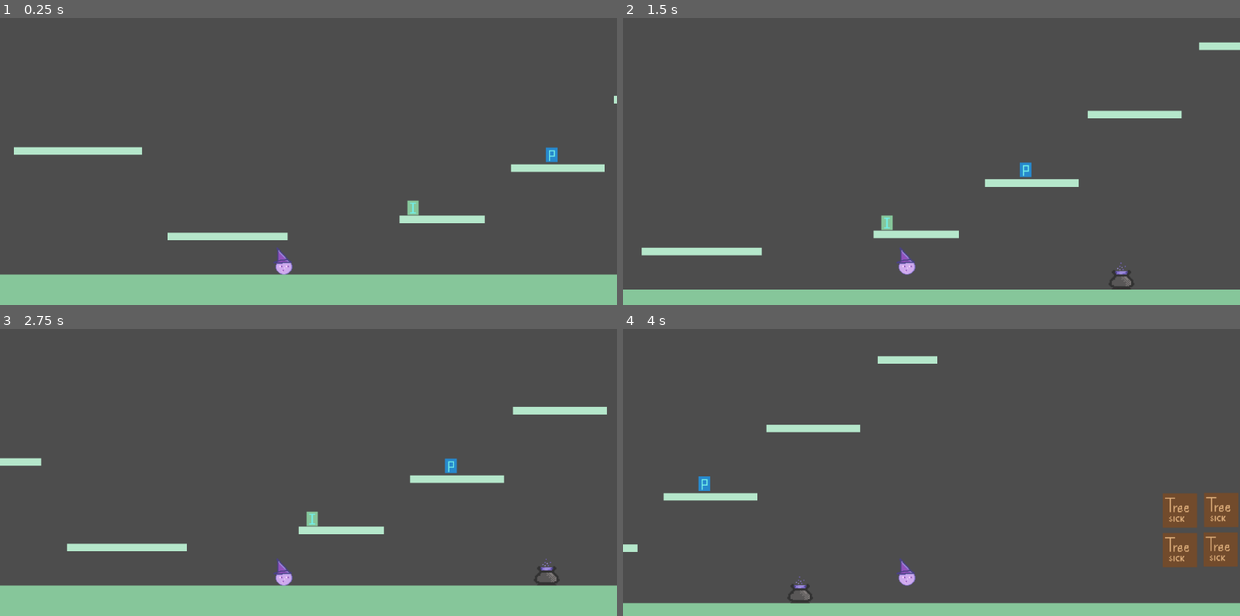
Above: before the commit, frames 1-4 (two rows, left to right).
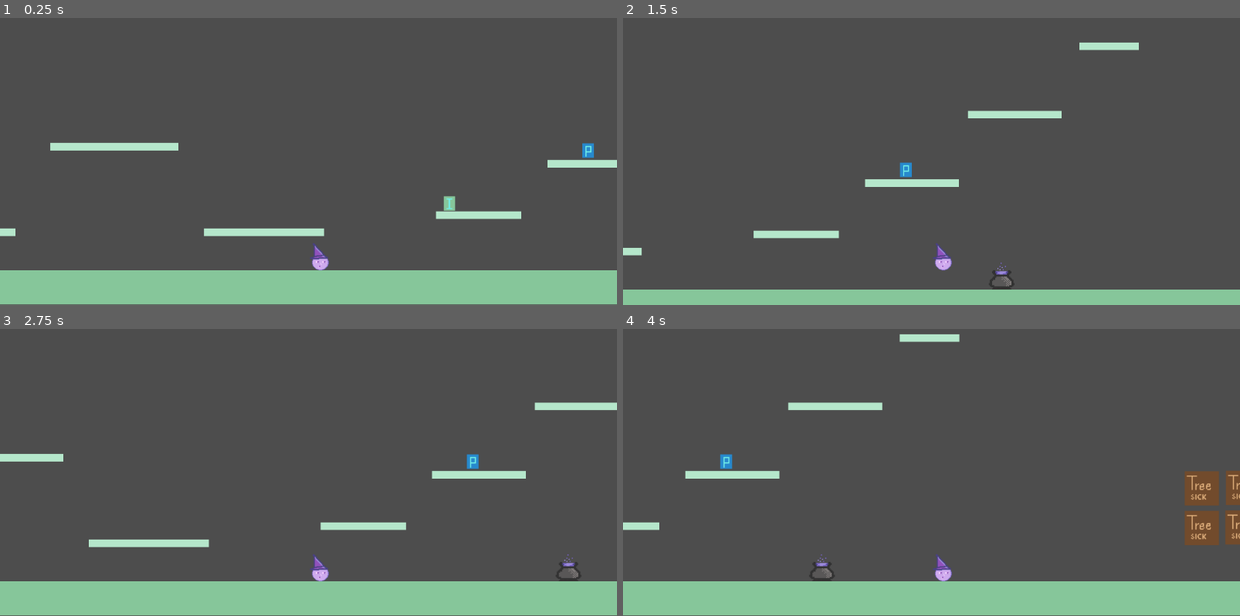
Above: after the commit, the same moments.

Repository: Lunara-Game-Studio/moonfern
Game: Godot game, scene res://Scenes/game.tscn
The game is run twice, just before and just after one commit, with the same random seed, the same clock (stepped at 60 frames per second) and the same inputs.
Inputs:
- Up to frame 1 (0.25 s): no input
- Up to frame 2 (1.5 s): tap Enter (ui_accept) at 0.5, 0.77 s; hold Right (ui_right) from 0.53 s (still down)
- Up to frame 3 (2.75 s): tap Enter (ui_accept) at 1.52 s; release Right (ui_right) at 2.03 s; hold Left (ui_left) from 2.03 s (still down)
- Up to frame 4 (4 s): release Left (ui_left) at 2.78 s; hold Right (ui_right) from 2.78 s (still down); tap Enter (ui_accept) at 3.02, 3.77 s

The runs differ from the first frame. In frame 1, 5.4% of the frame differs, in the area x 0-100%, y 27-100%; in frame 2, 4.5%; in frame 3, 5.4%; in frame 4, 14%, in the area x 0-100%, y 1-100%.

Commit message:
Pick up system

Diff:
--- a/moon-fern/Scenes/game.tscn
+++ b/moon-fern/Scenes/game.tscn
@@ -1,8 +1,10 @@
 [gd_scene format=4 uid="uid://sl2fl5bw2wlb"]
 
 [ext_resource type="Texture2D" uid="uid://ddsu2cqsqo4yx" path="res://Sprites/working_assets.png" id="1_qxrlw"]
-[ext_resource type="Script" uid="uid://dijof527jbsms" path="res://Scenes/the_witch.gd" id="1_wrm1d"]
+[ext_resource type="Script" uid="uid://dijof527jbsms" path="res://Scripts/the_witch.gd" id="1_wrm1d"]
 [ext_resource type="Texture2D" uid="uid://btjogwkquka4l" path="res://Sprites/cauldron.png" id="2_qxrlw"]
+[ext_resource type="Script" uid="uid://c3y8x4hmowdns" path="res://Scripts/potion.gd" id="4_3dryh"]
+[ext_resource type="Script" uid="uid://i66jj27o3w4f" path="res://Scripts/herb.gd" id="5_wowpa"]
 
 [sub_resource type="CircleShape2D" id="CircleShape2D_3dryh"]
 radius = 16.03122
@@ -273,7 +275,7 @@
 shape = SubResource("CircleShape2D_3dryh")
 
 [node name="Camera2D" type="Camera2D" parent="TheWitch" unique_id=717312124]
-position = Vector2(277, 304)
+position = Vector2(209, 312)
 
 [node name="Area2D" type="Area2D" parent="TheWitch" unique_id=268729412]
 
@@ -352,7 +354,8 @@
 position = Vector2(910, 555.5)
 shape = SubResource("RectangleShape2D_wrm1d")
 
-[node name="Potion" type="StaticBody2D" parent="." unique_id=991020772]
+[node name="Potion" type="Area2D" parent="." unique_id=445703741]
+script = ExtResource("4_3dryh")
 
 [node name="Sprite2D" type="Sprite2D" parent="Potion" unique_id=135375243]
 position = Vector2(725, 348)
@@ -364,14 +367,18 @@
 position = Vector2(731, 352.5)
 shape = SubResource("RectangleShape2D_3dryh")
 
-[node name="Ingredient" type="StaticBody2D" parent="." unique_id=1328845761]
-
-[node name="Sprite2D" type="Sprite2D" parent="Ingredient" unique_id=1125149645]
+[node name="Herb" type="Area2D" parent="." unique_id=1998834664]
+script = ExtResource("5_wowpa")
+
+[node name="Sprite2D" type="Sprite2D" parent="Herb" unique_id=1125149645]
 position = Vector2(472, 452)
 texture = ExtResource("1_qxrlw")
 region_enabled = true
 region_rect = Rect2(311.1662, 305.76932, 26.38742, 40.66263)
 
-[node name="CollisionShape2D" type="CollisionShape2D" parent="Ingredient" unique_id=1729247818]
+[node name="CollisionShape2D" type="CollisionShape2D" parent="Herb" unique_id=1729247818]
 position = Vector2(472, 451)
 shape = SubResource("RectangleShape2D_i6g32")
+
+[connection signal="body_entered" from="Potion" to="Potion" method="_on_body_entered"]
+[connection signal="body_entered" from="Herb" to="Herb" method="_on_body_entered"]
--- /dev/null
+++ b/moon-fern/Scripts/herb.gd
@@ -0,0 +1,21 @@
+extends Area2D
+
+var item_data = {
+	"name" : "Herb",
+	"id" : "herb"
+}
+
+# Called when the node enters the scene tree for the first time.
+func _ready() -> void:
+	pass # Replace with function body.
+
+
+# Called every frame. 'delta' is the elapsed time since the previous frame.
+func _process(delta: float) -> void:
+	pass
+
+
+func _on_body_entered(body: Node2D) -> void:
+	if body.name == "TheWitch" && body.full_inventory == false:
+		body.add_item("Herb")
+		call_deferred("queue_free")
--- /dev/null
+++ b/moon-fern/Scripts/potion.gd
@@ -0,0 +1,21 @@
+extends Area2D
+
+var item_data = {
+	"name" : "Potion",
+	"id" : "potion"
+}
+
+# Called when the node enters the scene tree for the first time.
+func _ready() -> void:
+	pass # Replace with function body.
+
+
+# Called every frame. 'delta' is the elapsed time since the previous frame.
+func _process(_delta: float) -> void:
+	pass
+
+
+func _on_body_entered(body: Node2D) -> void:
+	if body.name == "TheWitch" && body.full_inventory == false:
+		body.add_item("Potion")
+		call_deferred("queue_free")
--- a/moon-fern/Scenes/the_witch.gd
+++ b/moon-fern/Scripts/the_witch.gd
@@ -2,9 +2,11 @@
 
 
 const SPEED = 600.0
-const JUMP_VELOCITY = -500.0
+const JUMP_VELOCITY = -600.0
+const MAX_ITEMS = 1 # we don't want the player to be able to carry more
 
-
+var full_inventory = false
+var inventory = []
 
 func _physics_process(delta: float) -> void:
 	# Add the gravity.
@@ -24,3 +26,15 @@
 		velocity.x = move_toward(velocity.x, 0, SPEED)
 
 	move_and_slide()
+
+
+
+
+# Adding items to inventory
+# Max one item in inventory
+func add_item(item_name):
+	if inventory.size() >= MAX_ITEMS:
+		return
+	inventory.append(item_name)
+	full_inventory = true
+	print(inventory) # for debugging
--- a/moon-fern/project.godot
+++ b/moon-fern/project.godot
@@ -18,6 +18,7 @@
 [physics]
 
 3d/physics_engine="Jolt Physics"
+2d/default_gravity=1400.0
 
 [rendering]
 
Not shown, added: moon-fern/Scripts/herb.gd.uid
Not shown, added: moon-fern/Scripts/potion.gd.uid
Renamed: moon-fern/Scenes/the_witch.gd.uid -> moon-fern/Scripts/the_witch.gd.uid
Not shown, changed: .DS_Store
